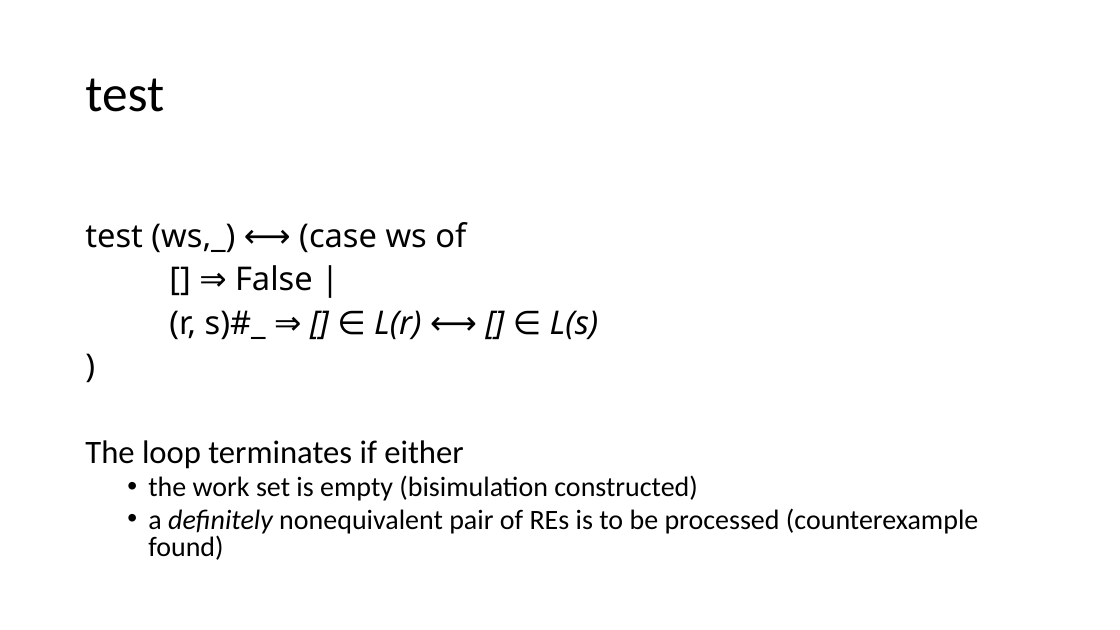
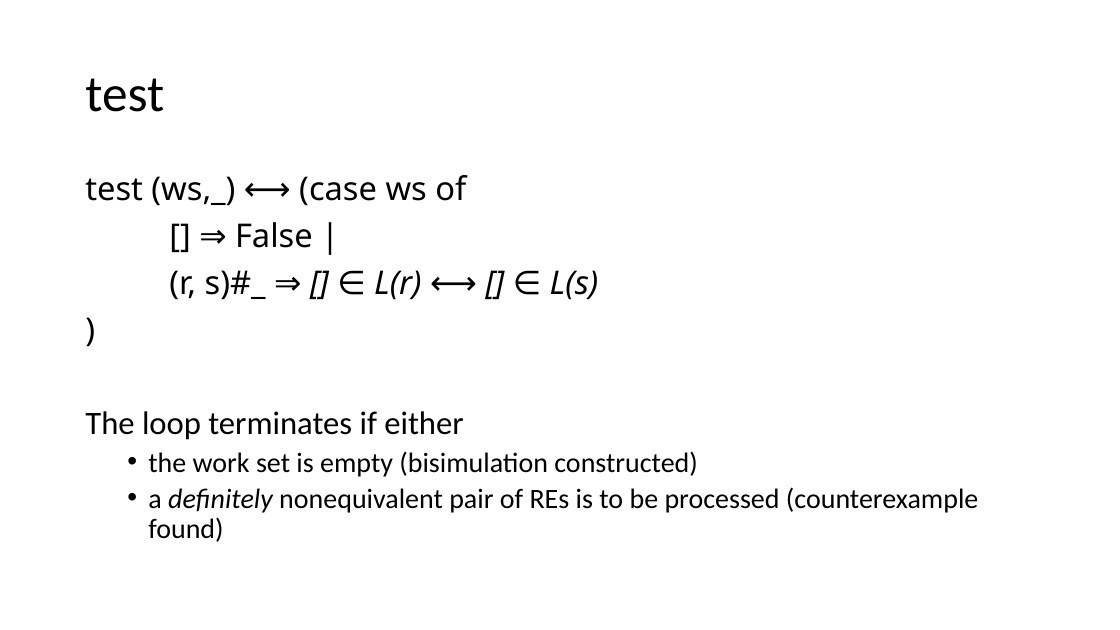
Before and after one commit to Helli/fds_seminar, a slide deck: slide 13 of slides.pptx (slide 27 before the commit). Drawn at 1120x630 pixels with LibreOffice and Linux fonts; fonts in the diff are those of the drawing. Boxes give left, top, right and bottom in pixels: in the first picture for what was removed or moved away, otherwise in the second. Text is boxed around its words. In the diff, an @@ line names an element or a change of style, - is before the commit and + after.

Commit message:
slides final version

```diff
--- a/slides.pptx
+++ b/slides.pptx
@@ text "test (ws,_) ⟷ (case ws ..." at box(85, 175, 978, 542): line spacing 0.8 to 0.9 @@
```
Also in this commit, not shown: 25 slides removed, 1 other file.
